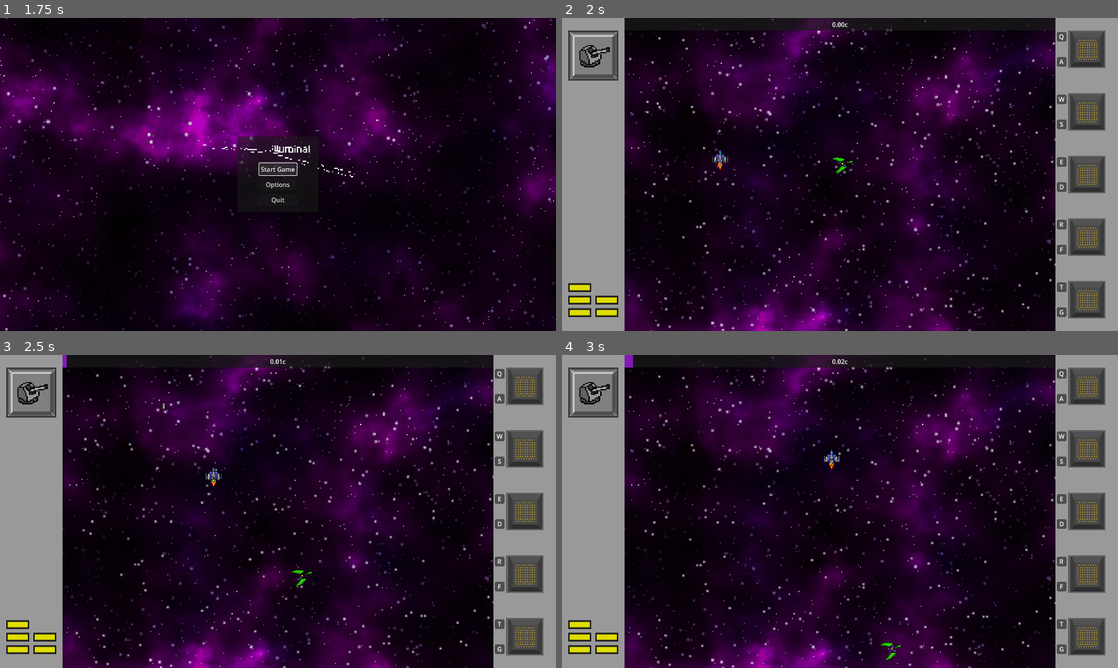
Above: before the commit, frames 1-4 (two rows, left to right).
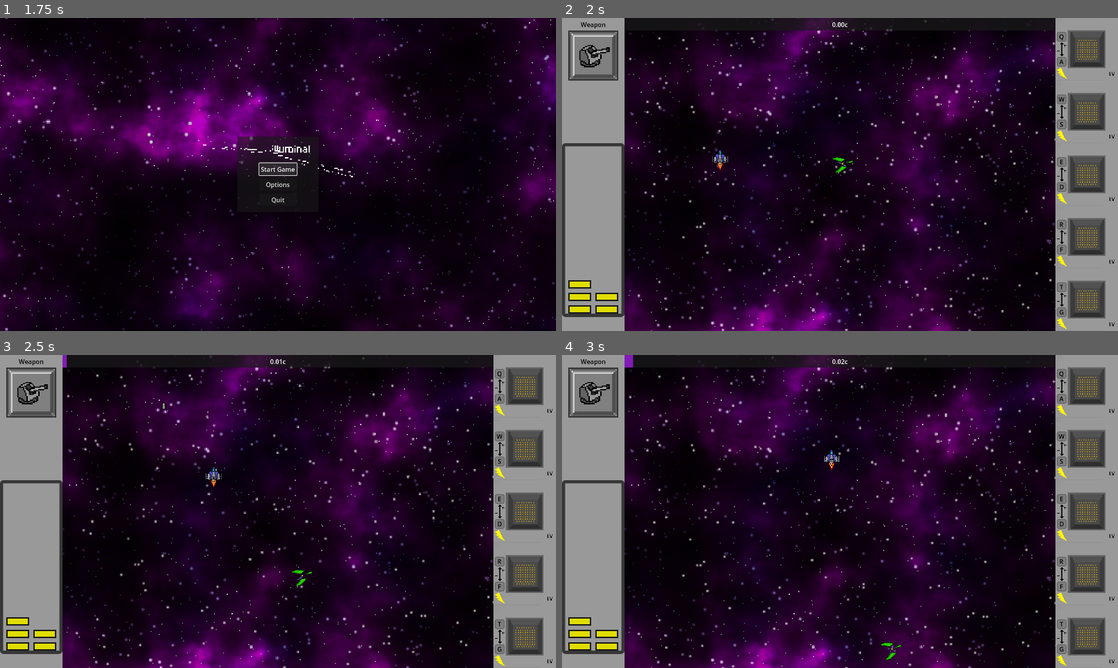
Above: after the commit, the same moments.

Repository: DigitsCodeCompendium/game.MJ198
Game: Godot game, scene res://scenes/title_screen/title_screen.tscn
The game is run twice, just before and just after one commit, with the same random seed, the same clock (stepped at 60 frames per second) and the same inputs. The engine's default icon, where the game draws it, is replaced by a stand-in: a white triangle on a blue panel in a dark square.
Inputs (mouse positions are in pixels of both pictures, inside the frame that each line leads up to):
- Up to frame 1 (1.75 s): click "Start Game" at 0.5 s; click "Start Game" at 1.25 s
- Up to frame 2 (2 s): no input
- Up to frame 3 (2.5 s): click (500, 373) at 2.02 s
- Up to frame 4 (3 s): click (1062, 398) at 2.77 s

Frame 1 is identical in both runs. In frame 2, 2.1% of the frame differs, in the area x 0-100%, y 1-100%; in frame 3, 2.1%; in frame 4, 2.1%.
Error in both runs: Invalid access to property or key 'volume_music' on a base object of type 'Dictionary'. (res://scenes/player_options.gd:22)

Commit message:
Final UI changes

Diff:
--- a/scenes/user_interface/module/module.gd
+++ b/scenes/user_interface/module/module.gd
@@ -57,7 +57,7 @@
 	increase_power_label.text = increase_power_binding.as_text().substr(0, 1)
 	decrease_power_label.text = decrease_power_binding.as_text().substr(0, 1)
 
-	discard_label.text = "Replace: Hold %s" % discard_binding.as_text().substr(0, 1)
+	discard_label.text = "Module %s" % discard_binding.as_text().substr(0, 1)
 	discard_label.visible = false
 	print(increase_power_binding.keycode)
 
--- a/scenes/user_interface/module/module.tscn
+++ b/scenes/user_interface/module/module.tscn
@@ -1,31 +1,46 @@
-[gd_scene load_steps=13 format=3 uid="uid://b54uo5otbvimt"]
+[gd_scene load_steps=15 format=3 uid="uid://b54uo5otbvimt"]
 
 [ext_resource type="Script" uid="uid://1xgxtcrnhjnk" path="res://scenes/user_interface/module/module.gd" id="1_raokp"]
 [ext_resource type="Texture2D" uid="uid://cj0iuo6vlnbsd" path="res://assets/module_icons/emptyslot.png" id="2_7vxq3"]
+[ext_resource type="Texture2D" uid="uid://oob1jhys6rt5" path="res://assets/module_icons/moduleframe.png" id="2_m75gb"]
 [ext_resource type="Texture2D" uid="uid://b8yq1ryeyw6xj" path="res://assets/module_icons/basic_background.png" id="2_na2qk"]
 [ext_resource type="Texture2D" uid="uid://c4rw7ixga2j3q" path="res://assets/module_icons/active_min_power.png" id="4_i6xls"]
 
-[sub_resource type="StyleBoxFlat" id="StyleBoxFlat_i6xls"]
+[sub_resource type="StyleBoxTexture" id="StyleBoxTexture_u6mah"]
+texture = ExtResource("2_m75gb")
 
 [sub_resource type="SystemFont" id="SystemFont_i6xls"]
 subpixel_positioning = 0
 
-[sub_resource type="StyleBoxFlat" id="StyleBoxFlat_u6mah"]
-bg_color = Color(0.9400947, 0, 0.033184614, 1)
+[sub_resource type="StyleBoxFlat" id="StyleBoxFlat_3b1j7"]
+bg_color = Color(0.49803922, 0.49803922, 0.49803922, 1)
+border_width_left = 2
+border_width_top = 2
+border_width_right = 2
+border_width_bottom = 2
+border_color = Color(0.3882353, 0.3882353, 0.3882353, 1)
 corner_radius_top_left = 3
 corner_radius_top_right = 3
 corner_radius_bottom_right = 3
 corner_radius_bottom_left = 3
 
-[sub_resource type="StyleBoxFlat" id="StyleBoxFlat_4h21i"]
+[sub_resource type="StyleBoxFlat" id="StyleBoxFlat_u6mah"]
 bg_color = Color(0.9400947, 0, 0.033184614, 1)
+border_width_left = 2
+border_width_top = 2
+border_width_right = 2
+border_width_bottom = 2
+border_color = Color(0.3882353, 0.3882353, 0.3882353, 1)
 corner_radius_top_left = 3
 corner_radius_top_right = 3
 corner_radius_bottom_right = 3
 corner_radius_bottom_left = 3
 
+[sub_resource type="LabelSettings" id="LabelSettings_mxg85"]
+font_color = Color(0.0018410678, 0.0018410682, 0.0018410678, 1)
+
 [sub_resource type="LabelSettings" id="LabelSettings_m75gb"]
-font_size = 14
+font_color = Color(0.0018410678, 0.0018410682, 0.0018410678, 1)
 
 [sub_resource type="LabelSettings" id="LabelSettings_i6xls"]
 font_size = 12
@@ -58,7 +73,7 @@
 anchor_bottom = 1.0
 grow_horizontal = 2
 grow_vertical = 2
-theme_override_styles/panel = SubResource("StyleBoxFlat_i6xls")
+theme_override_styles/panel = SubResource("StyleBoxTexture_u6mah")
 
 [node name="VBoxContainer" type="VBoxContainer" parent="."]
 layout_mode = 0
@@ -77,12 +92,14 @@
 layout_mode = 2
 theme_override_fonts/font = SubResource("SystemFont_i6xls")
 theme_override_font_sizes/font_size = 16
+theme_override_styles/normal = SubResource("StyleBoxFlat_3b1j7")
 theme_override_styles/pressed = SubResource("StyleBoxFlat_u6mah")
 toggle_mode = true
 
 [node name="IncreasePowerLabel" type="Label" parent="VBoxContainer/IncreasePowerContainer"]
 unique_name_in_owner = true
 layout_mode = 2
+theme_override_colors/font_color = Color(0.0018410678, 0.0018410682, 0.0018410678, 1)
 text = "Q"
 
 [node name="DecreasePowerContainer" type="CenterContainer" parent="VBoxContainer"]
@@ -95,13 +112,15 @@
 custom_minimum_size = Vector2(24, 24)
 layout_mode = 2
 size_flags_vertical = 10
-theme_override_styles/pressed = SubResource("StyleBoxFlat_4h21i")
+theme_override_styles/normal = SubResource("StyleBoxFlat_3b1j7")
+theme_override_styles/pressed = SubResource("StyleBoxFlat_u6mah")
 toggle_mode = true
 
 [node name="DecreasePowerLabel" type="Label" parent="VBoxContainer/DecreasePowerContainer"]
 unique_name_in_owner = true
 layout_mode = 2
 text = "A"
+label_settings = SubResource("LabelSettings_mxg85")
 
 [node name="DiscardLabel" type="Label" parent="."]
 unique_name_in_owner = true
@@ -110,7 +129,8 @@
 anchor_right = 1.0
 offset_bottom = 32.0
 grow_horizontal = 2
-text = "Discard: Hold 1"
+theme_override_colors/font_color = Color(0, 0, 0, 1)
+text = "Module 1"
 label_settings = SubResource("LabelSettings_m75gb")
 horizontal_alignment = 1
 vertical_alignment = 1
--- a/scenes/user_interface/user_interface.tscn
+++ b/scenes/user_interface/user_interface.tscn
@@ -16,7 +16,21 @@
 [sub_resource type="StyleBoxFlat" id="StyleBoxFlat_g6pv1"]
 bg_color = Color(0.6, 0.6, 0.6, 0)
 
-[sub_resource type="StyleBoxFlat" id="StyleBoxFlat_axgoa"]
+[sub_resource type="LabelSettings" id="LabelSettings_tfswy"]
+font_color = Color(0.0018410678, 0.0018410682, 0.0018410678, 1)
+
+[sub_resource type="StyleBoxEmpty" id="StyleBoxEmpty_axgoa"]
+
+[sub_resource type="StyleBoxFlat" id="StyleBoxFlat_dvuog"]
+border_width_left = 8
+border_width_top = 8
+border_width_right = 8
+border_width_bottom = 8
+border_color = Color(0.21176471, 0.21176471, 0.21176471, 1)
+corner_radius_top_left = 8
+corner_radius_top_right = 8
+corner_radius_bottom_right = 8
+corner_radius_bottom_left = 8
 
 [sub_resource type="LabelSettings" id="LabelSettings_axgoa"]
 
@@ -95,6 +109,22 @@
 layout_mode = 2
 theme_override_styles/panel = SubResource("StyleBoxFlat_g6pv1")
 
+[node name="Label" type="Label" parent="LeftPanel/VBoxContainer/Panel"]
+layout_mode = 1
+anchors_preset = 8
+anchor_left = 0.5
+anchor_top = 0.5
+anchor_right = 0.5
+anchor_bottom = 0.5
+offset_left = -20.0
+offset_top = -11.5
+offset_right = 20.0
+offset_bottom = 11.5
+grow_horizontal = 2
+grow_vertical = 2
+text = "Weapon"
+label_settings = SubResource("LabelSettings_tfswy")
+
 [node name="CenterContainer" type="CenterContainer" parent="LeftPanel/VBoxContainer"]
 layout_mode = 2
 
@@ -130,29 +160,35 @@
 [node name="Container" type="PanelContainer" parent="LeftPanel/VBoxContainer"]
 layout_mode = 2
 size_flags_vertical = 3
-theme_override_styles/panel = SubResource("StyleBoxFlat_axgoa")
+theme_override_styles/panel = SubResource("StyleBoxEmpty_axgoa")
 
 [node name="VBoxContainer" type="VBoxContainer" parent="LeftPanel/VBoxContainer/Container"]
 layout_mode = 2
 alignment = 2
 
-[node name="MaxLabel" type="Label" parent="LeftPanel/VBoxContainer/Container/VBoxContainer"]
+[node name="PanelContainer" type="PanelContainer" parent="LeftPanel/VBoxContainer/Container/VBoxContainer"]
+layout_mode = 2
+size_flags_vertical = 3
+theme_override_styles/panel = SubResource("StyleBoxFlat_dvuog")
+
+[node name="MaxLabel" type="Label" parent="LeftPanel/VBoxContainer/Container/VBoxContainer/PanelContainer"]
 visible = false
 layout_mode = 2
 text = "Max!"
 label_settings = SubResource("LabelSettings_axgoa")
 horizontal_alignment = 1
 
-[node name="AnimationPlayer" type="AnimationPlayer" parent="LeftPanel/VBoxContainer/Container/VBoxContainer/MaxLabel"]
+[node name="AnimationPlayer" type="AnimationPlayer" parent="LeftPanel/VBoxContainer/Container/VBoxContainer/PanelContainer/MaxLabel"]
 libraries = {
 &"": SubResource("AnimationLibrary_g6pv1")
 }
 
-[node name="ReactorPowerGrid" type="GridContainer" parent="LeftPanel/VBoxContainer/Container/VBoxContainer" node_paths=PackedStringArray("max_power_label")]
+[node name="ReactorPowerGrid" type="GridContainer" parent="LeftPanel/VBoxContainer/Container/VBoxContainer/PanelContainer" node_paths=PackedStringArray("max_power_label")]
 custom_minimum_size = Vector2(128, 0)
 layout_direction = 3
 layout_mode = 2
 size_flags_horizontal = 4
+size_flags_vertical = 8
 theme_override_constants/h_separation = 10
 theme_override_constants/v_separation = 10
 columns = 2
Binary file added: assets/module_icons/moduleframe.png
Not shown, added: assets/module_icons/moduleframe.png.import
Not shown: 1 places in scenes/user_interface/user_interface.tscn that only renumber resources
